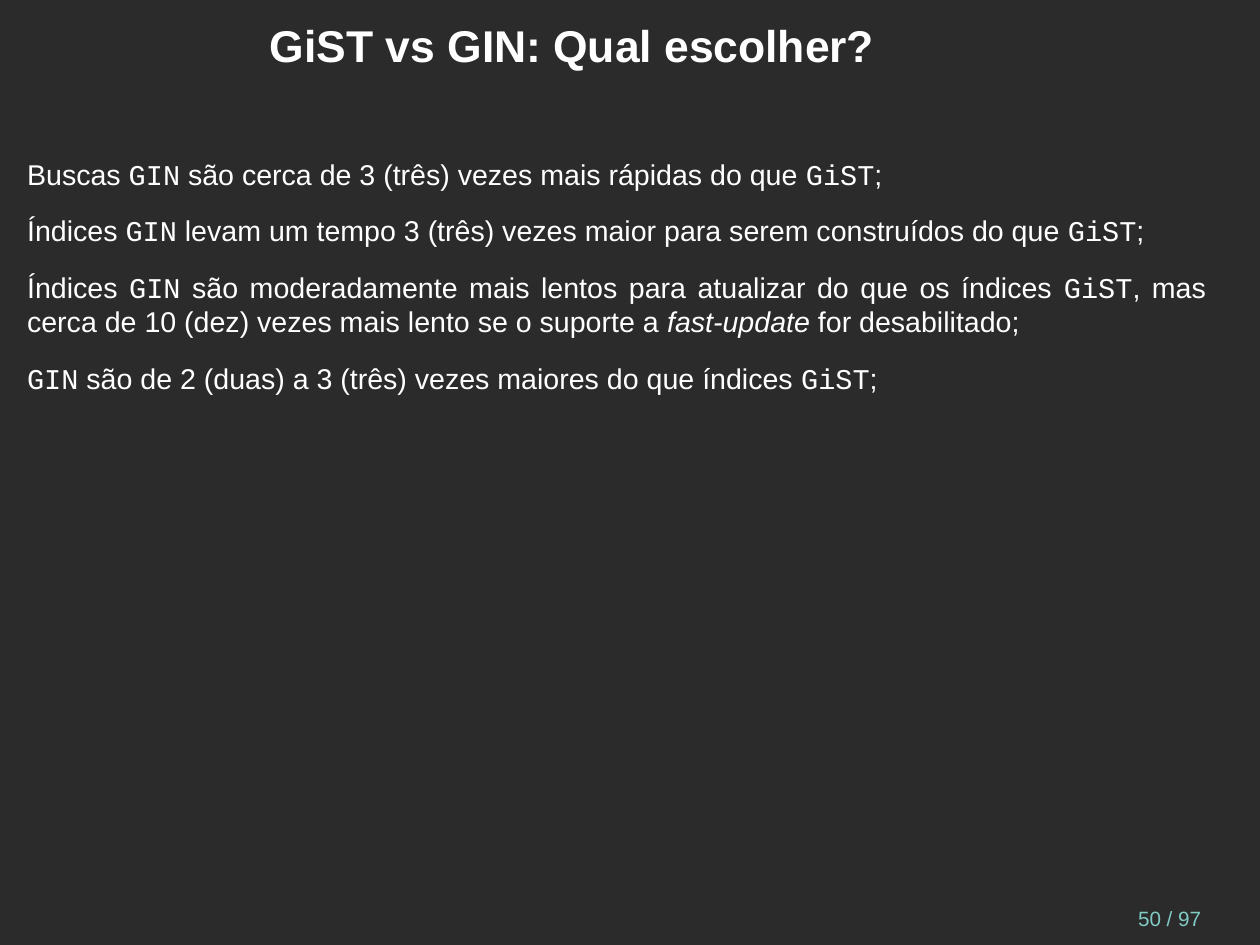
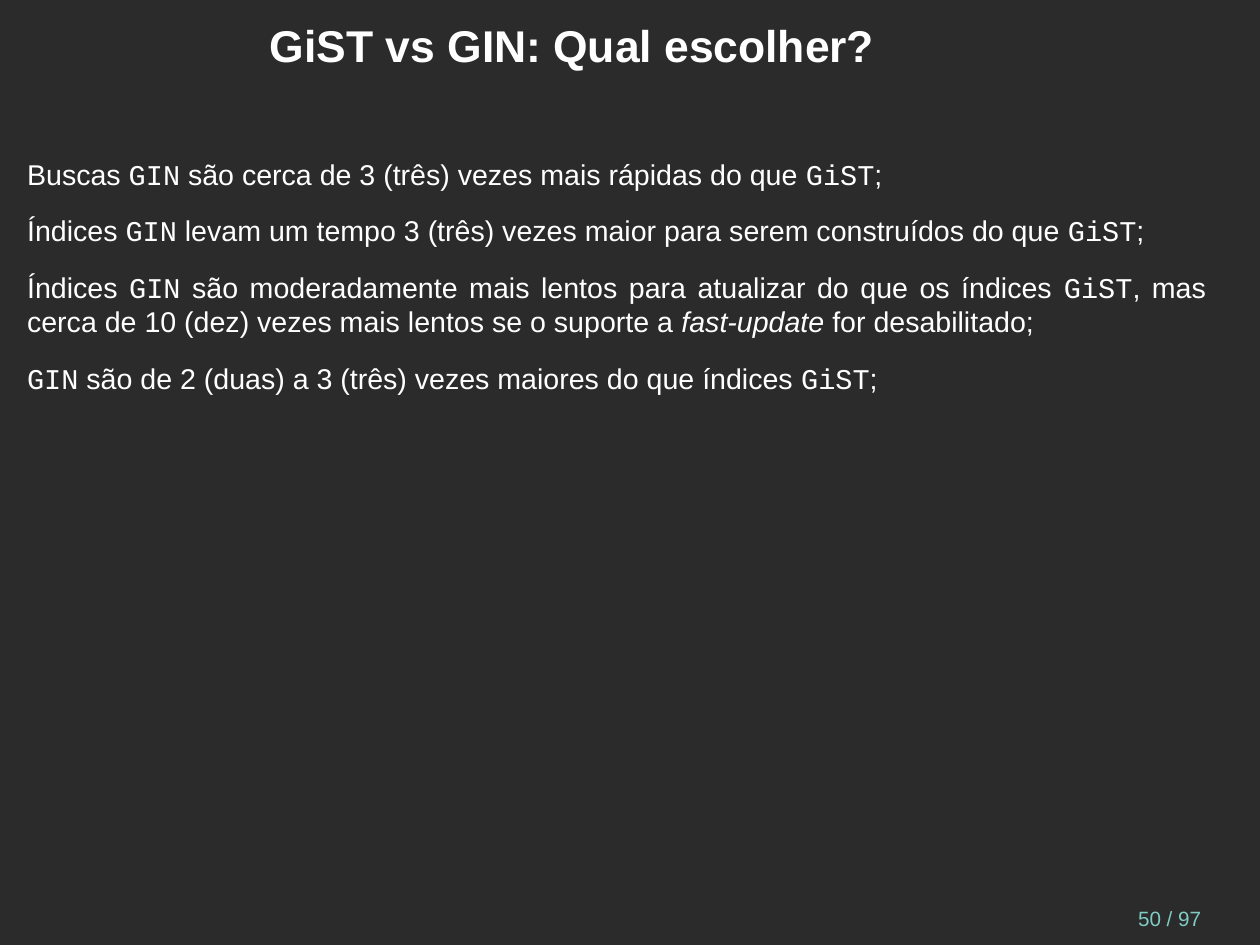
Before and after one commit to juliano777/db_fts, a slide deck: slide 50 of fts_pt-br.odp. Drawn at 1260x945 pixels with LibreOffice and Linux fonts; fonts in the diff are those of the drawing; background and template pictures are left out; a plain dark background stands for a picture behind light text. Boxes give left, top, right and bottom in pixels: in the first picture for what was removed or moved away, otherwise in the second. Text is boxed around its words. In the diff, an @@ line names an element or a change of style, - is before the commit and + after.

```diff
--- a/fts_pt-br.odp
+++ b/fts_pt-br.odp
@@ text at (27, 276, 1206, 338): text changed @@
-Índices GIN são moderadamente mais lentos para atualizar do que os índices GiST, mas cerca de 10 (dez) vezes mais lento se o suporte a fast-update for desabilitado;
+Índices GIN são moderadamente mais lentos para atualizar do que os índices GiST, mas cerca de 10 (dez) vezes mais lentos se o suporte a fast-update for desabilitado;
```
Also in this commit, not shown: 17 other slides changed, 5 other files.
